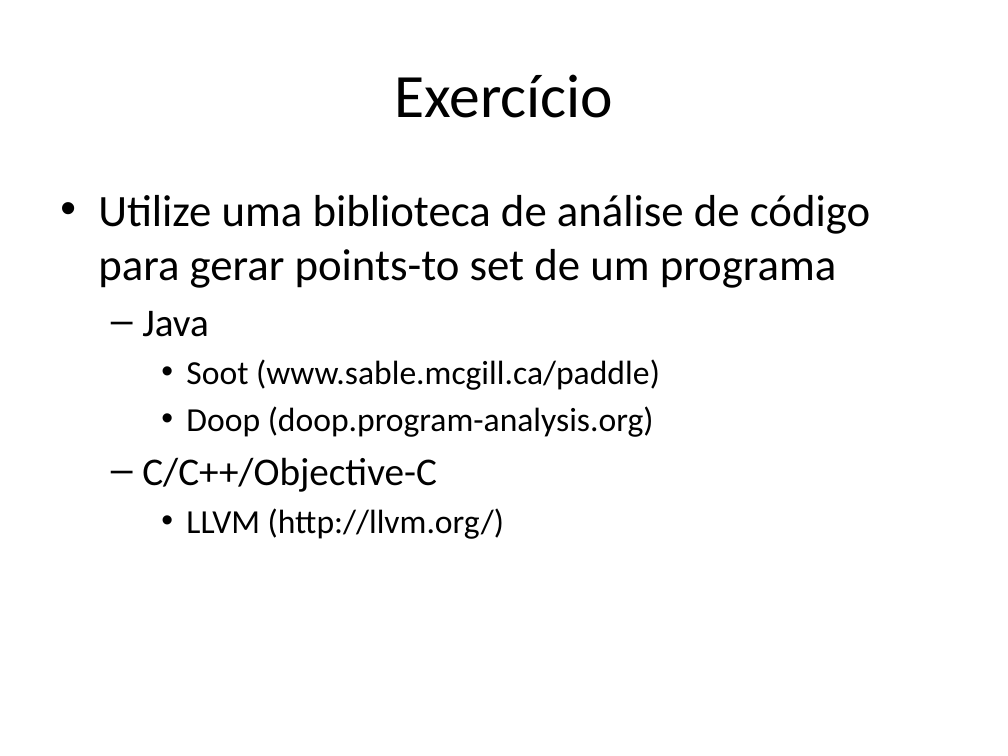
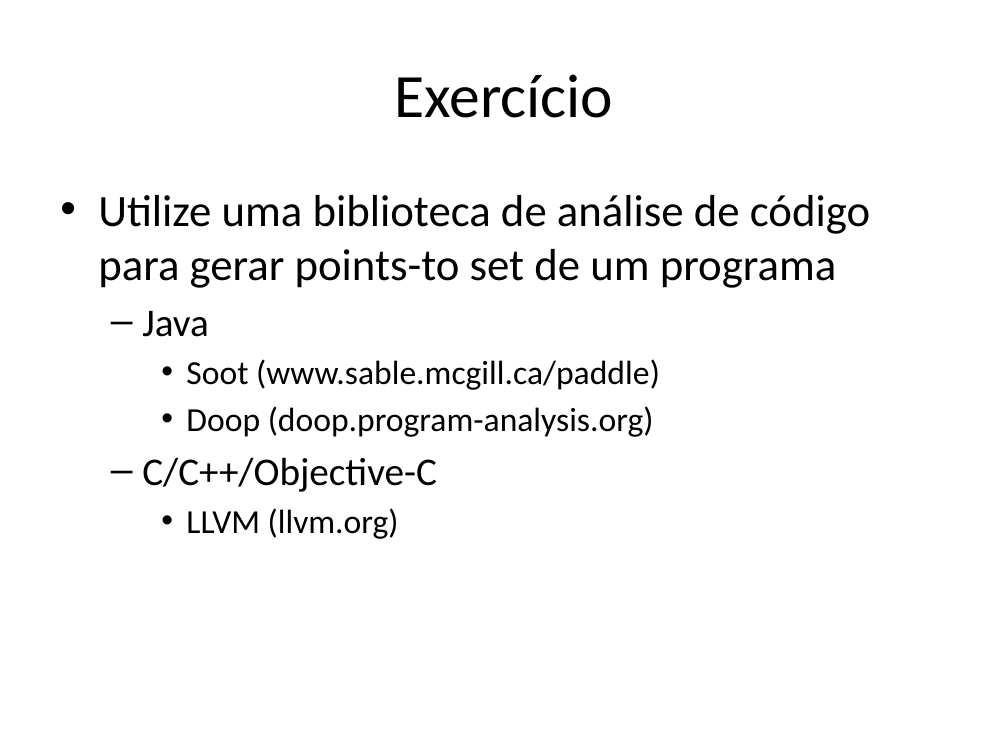
Before and after one commit to damorim/compilers-cin, a slide deck: slide 32 of slides-aulas/representacoes-intermediarias.pptx (slide 30 before the commit). Drawn at 1008x756 pixels with LibreOffice and Linux fonts; fonts in the diff are those of the drawing. Boxes give left, top, right and bottom in pixels: in the first picture for what was removed or moved away, otherwise in the second. Text is boxed around its words. In the diff, an @@ line names an element or a change of style, - is before the commit and + after.

```diff
--- a/slides-aulas/representacoes-intermediarias.pptx
+++ b/slides-aulas/representacoes-intermediarias.pptx
@@ text at box(186, 508, 399, 539): text changed @@
-    • LLVM (http://llvm.org/)
+    • LLVM (llvm.org)
```
Also in this commit, not shown: 11 other slides changed, 14 slides added, 1 slide removed.
